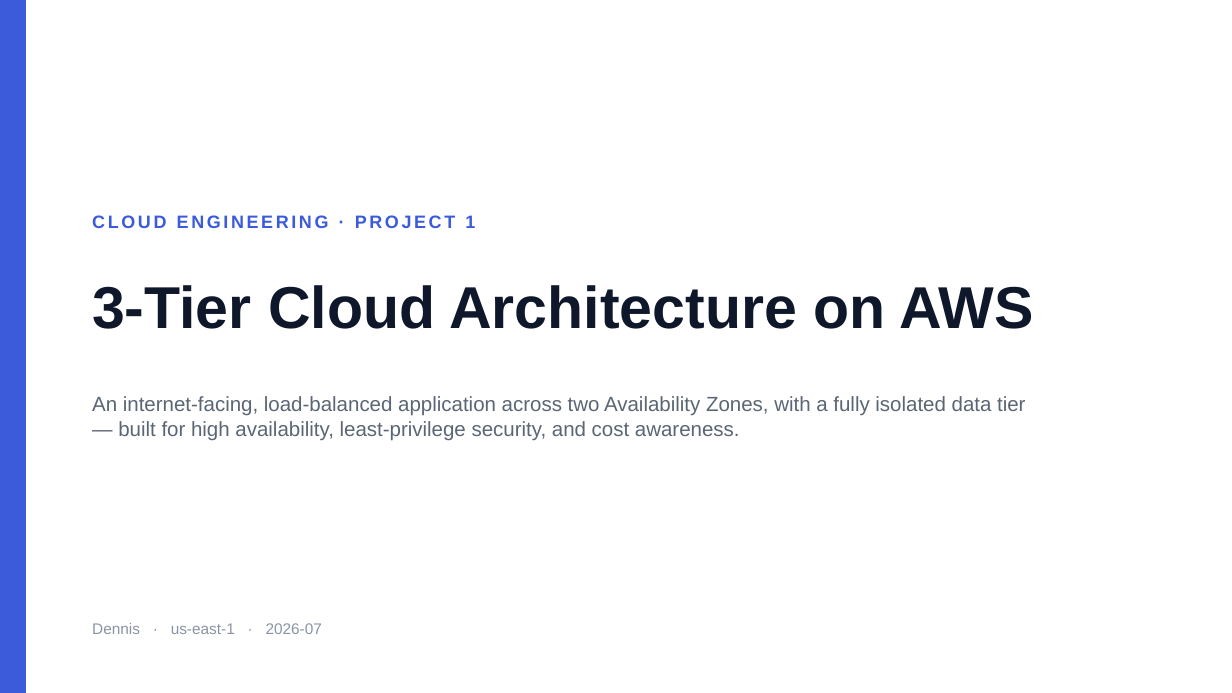
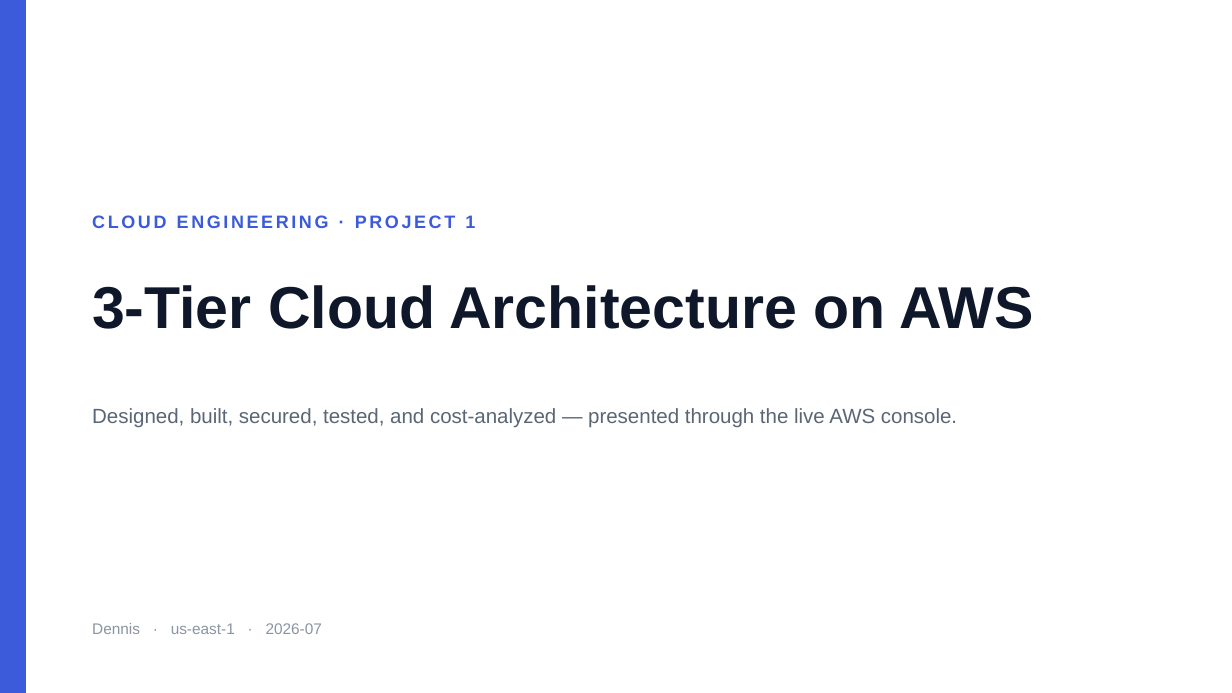
Before and after one commit to Draian123/ce-project-1-three-tier-architecture, a slide deck: slide 1 of presentation/three-tier-slides.pptx. Drawn at 1232x693 pixels with LibreOffice and Linux fonts; fonts in the diff are those of the drawing. Boxes give left, top, right and bottom in pixels: in the first picture for what was removed or moved away, otherwise in the second. Text is boxed around its words. In the diff, an @@ line names an element or a change of style, - is before the commit and + after.

```diff
--- a/presentation/three-tier-slides.pptx
+++ b/presentation/three-tier-slides.pptx
@@ text at (x1=92, y1=408, x2=957, y2=428): text changed @@
-An internet-facing, load-balanced application across two Availability Zones, with a fully isolated data tier — built for high availability, least-privilege security, and cost awareness.
+Designed, built, secured, tested, and cost-analyzed — presented through the live AWS console.
```
Also in this commit, not shown: 3 other slides changed, 18 slides added, 5 slides removed, 9 other files.
